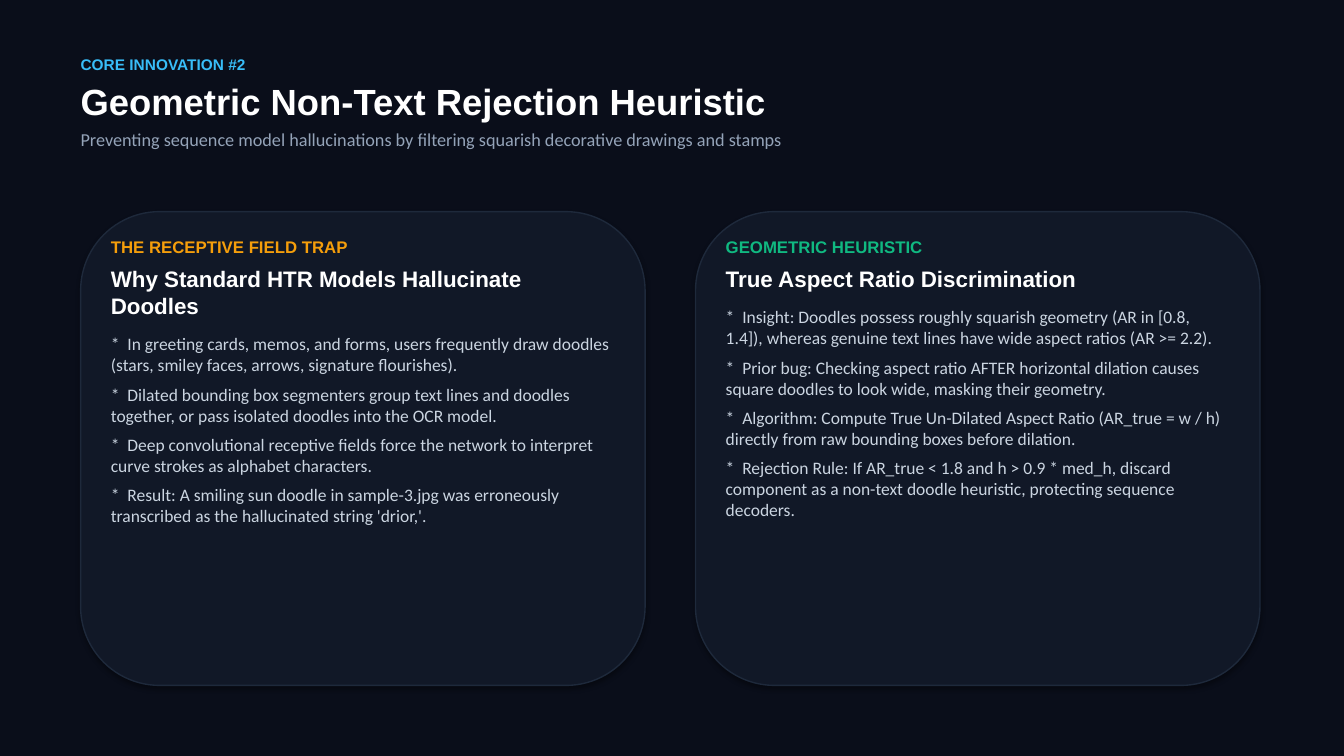
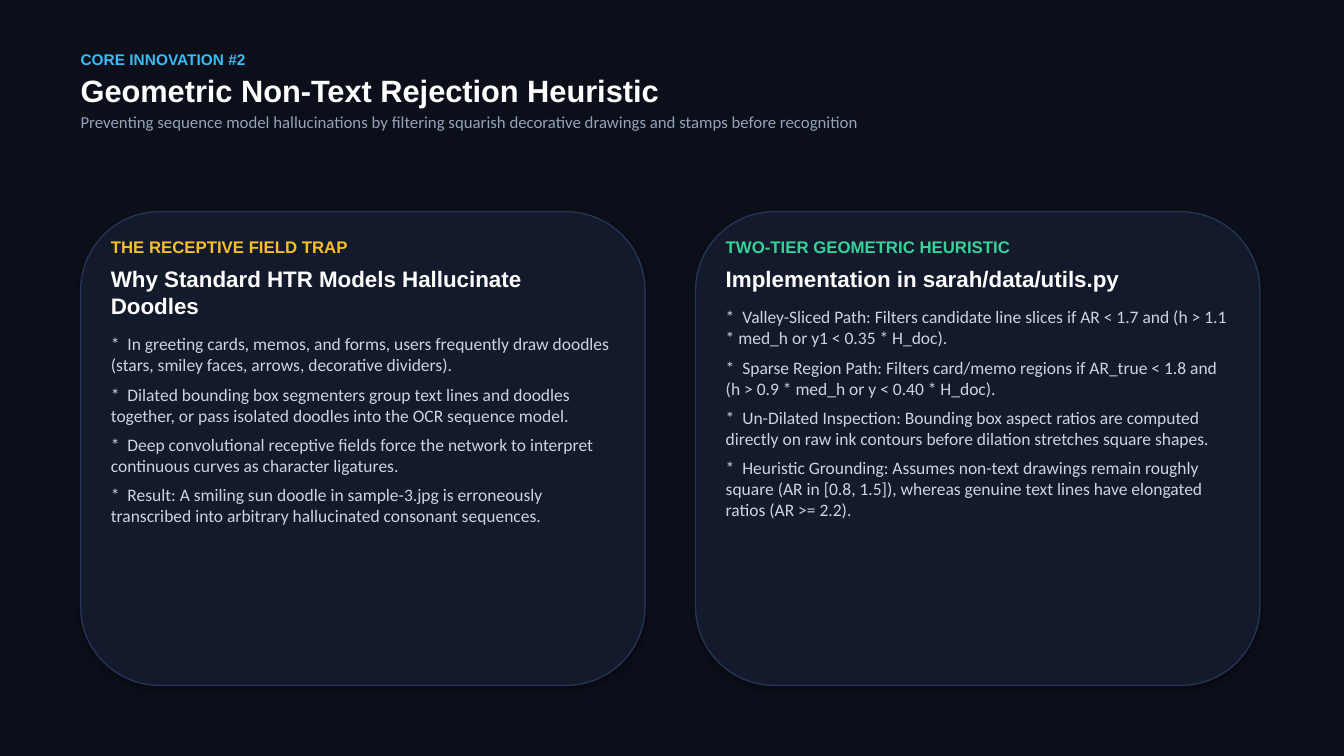
Before and after one commit to Balaji268268/HandwrittenTextRecognition, a slide deck: slide 5 of Handwritten_Text_Recognition_MNC_Keynote.pptx. Drawn at 1344x756 pixels with LibreOffice and Linux fonts; fonts in the diff are those of the drawing. Boxes give left, top, right and bottom in pixels: in the first picture for what was removed or moved away, otherwise in the second. Text is boxed around its words. In the diff, an @@ line names an element or a change of style, - is before the commit and + after.

```diff
--- a/Handwritten_Text_Recognition_MNC_Keynote.pptx
+++ b/Handwritten_Text_Recognition_MNC_Keynote.pptx
@@ background #FFFFFF to #0B0F19 @@
@@ rectangle removed at [0,0,1344,756] @@
@@ text at [81,54,659,108]: size 26 to 22 pt in "Geometric Non-Text Rejection Heuristic"; less space between paragraphs @@
@@ text at [81,116,857,131]: text changed; size 13 to 12 pt @@
-Preventing sequence model hallucinations by filtering squarish decorative drawings and stamps
+Preventing sequence model hallucinations by filtering squarish decorative drawings and stamps before recognition
@@ rounded rectangle at [81,212,645,686]: fill #111827 to #131A2B; outline #1E293B 1 pt to #253354 1 pt @@
@@ rounded rectangle at [696,212,1260,686]: fill #111827 to #131A2B; outline #1E293B 1 pt to #253354 1 pt @@
@@ text at [111,241,348,253]: text colour #F59E0B to #FBBF24 in "THE RECEPTIVE FIELD TRAP" @@
@@ text at [726,241,1226,518]: text changed @@
-GEOMETRIC HEURISTIC
-True Aspect Ratio Discrimination
-* Insight: Doodles possess roughly squarish geometry (AR in [0.8, 1.4]), whereas genuine text lines have wide aspect ratios (AR >= 2.2).
-* Prior bug: Checking aspect ratio AFTER horizontal dilation causes square doodles to look wide, masking their geometry.
-* Algorithm: Compute True Un-Dilated Aspect Ratio (AR_true = w / h) directly from raw bounding boxes before dilation.
-* Rejection Rule: If AR_true < 1.8 and h > 0.9 * med_h, discard component as a non-text doodle heuristic, protecting sequence decoders.
+TWO-TIER GEOMETRIC HEURISTIC
+Implementation in sarah/data/utils.py
+* Valley-Sliced Path: Filters candidate line slices if AR < 1.7 and (h > 1.1 * med_h or y1 < 0.35 * H_doc).
+* Sparse Region Path: Filters card/memo regions if AR_true < 1.8 and (h > 0.9 * med_h or y < 0.40 * H_doc).
+* Un-Dilated Inspection: Bounding box aspect ratios are computed directly on raw ink contours before dilation stretches square shapes.
+* Heuristic Grounding: Assumes non-text drawings remain roughly square (AR in [0.8, 1.5]), whereas genuine text lines have elongated ratios (AR >= 2.2).
@@ text at [111,338,609,525]: text changed @@
-* In greeting cards, memos, and forms, users frequently draw doodles (stars, smiley faces, arrows, signature flourishes).
-* Dilated bounding box segmenters group text lines and doodles together, or pass isolated doodles into the OCR model.
-* Deep convolutional receptive fields force the network to interpret curve strokes as alphabet characters.
-* Result: A smiling sun doodle in sample-3.jpg was erroneously transcribed as the hallucinated string 'drior,'.
+* In greeting cards, memos, and forms, users frequently draw doodles (stars, smiley faces, arrows, decorative dividers).
+* Dilated bounding box segmenters group text lines and doodles together, or pass isolated doodles into the OCR sequence model.
+* Deep convolutional receptive fields force the network to interpret continuous curves as character ligatures.
+* Result: A smiling sun doodle in sample-3.jpg is erroneously transcribed into arbitrary hallucinated consonant sequences.
```
Also in this commit, not shown: 7 other slides changed, 6 slides added, 6 slides removed, 9 other files.
